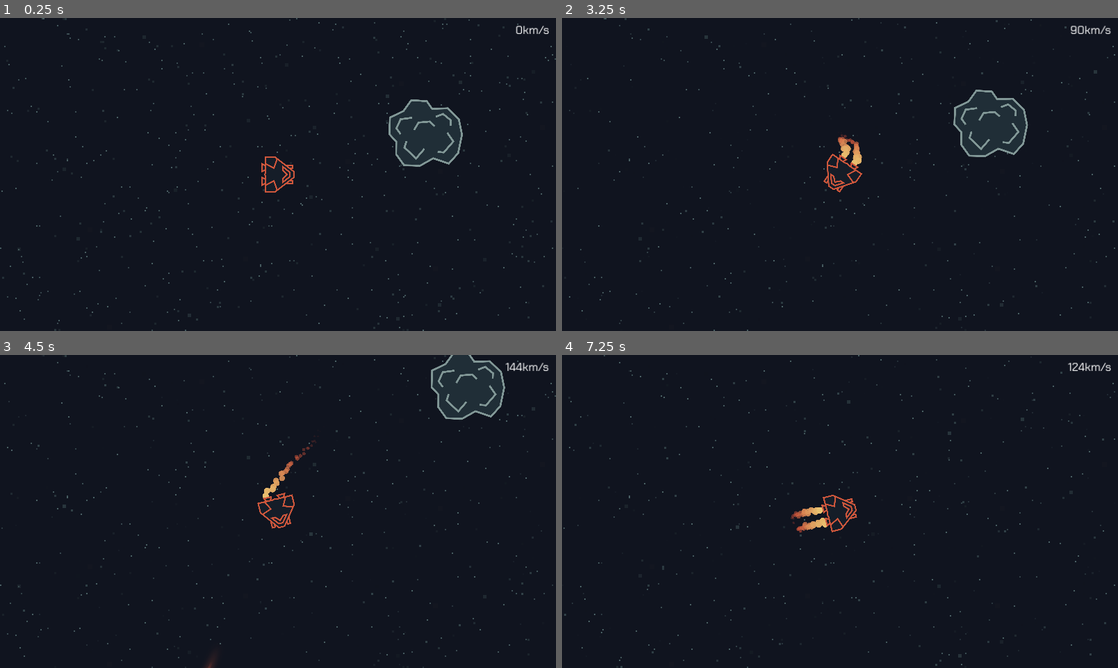
Above: before the commit, frames 1-4 (two rows, left to right).
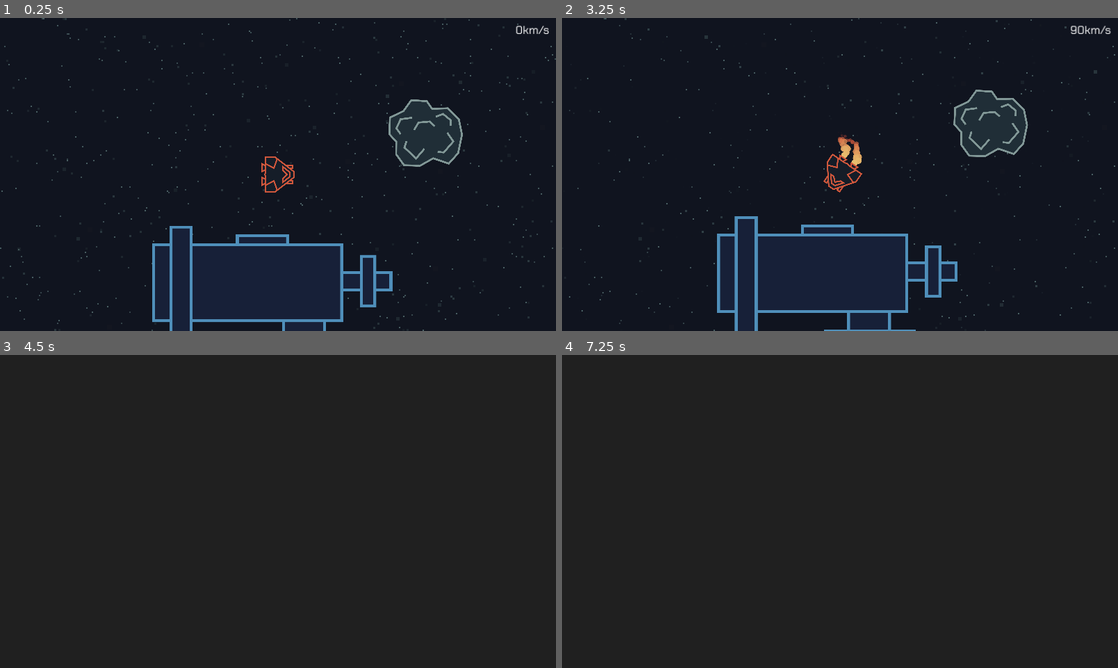
Above: after the commit, the same moments.

Repository: JoeZlonicky/asteroid-miner-prototype
Game: Godot game, scene res://game/game.tscn
Two runs of this game, one before a commit and one after it. Both use one fixed random seed, a clock stepped at 60 frames per second and the inputs below.
Inputs:
- Up to frame 1 (0.25 s): no input
- Up to frame 2 (3.25 s): tap Enter at 0.5 s; hold D (turn_right) 0.53-1.28 s; hold E (interact, bound only after the commit) 0.53-1.28 s; hold S (slow_down) 1.28-2.03 s; tap Space (shoot) at 1.35 s; tap E (interact, bound only after the commit) at 1.55, 2.85 s; hold D (turn_right) 2.03-2.78 s; hold E (interact, bound only after the commit) 2.03-2.78 s; hold W (move_forward) from 2.78 s (still down)
- Up to frame 3 (4.5 s): release W (move_forward) at 3.53 s; hold Space (shoot) 3.53-4.28 s; hold A (turn_left) from 3.53 s (still down); tap E (interact, bound only after the commit) at 3.8, 4.35 s
- Up to frame 4 (7.25 s): release A (turn_left) at 5.03 s; hold S (slow_down) 5.03-5.78 s; hold E (interact, bound only after the commit) 5.03-5.78 s; hold D (turn_right) 5.78-6.53 s; tap Space (shoot) at 5.85 s; tap E (interact, bound only after the commit) at 6.05 s; hold W (move_forward) from 6.53 s (still down); hold E (interact, bound only after the commit) from 6.53 s (still down)

The runs differ from the first frame. In frame 1, 10% of the frame differs, in the area x 27-71%, y 66-100%; in frame 2, 11%, in the area x 27-72%, y 63-100%; in frame 3, 1.3%; in frame 4, 1.0%.

Commit message:
Interact with space station

Diff:
--- /dev/null
+++ b/assets/art/space_station/space_station.svg
@@ -0,0 +1,99 @@
+<?xml version="1.0" encoding="UTF-8" standalone="no"?>
+<!-- Created with Inkscape (http://www.inkscape.org/) -->
+
+<svg
+   width="527.04071mm"
+   height="402.49066mm"
+   viewBox="0 0 527.0407 402.49066"
+   version="1.1"
+   id="svg1"
+   inkscape:version="1.3 (0e150ed6c4, 2023-07-21)"
+   sodipodi:docname="space_station.svg"
+   xmlns:inkscape="http://www.inkscape.org/namespaces/inkscape"
+   xmlns:sodipodi="http://sodipodi.sourceforge.net/DTD/sodipodi-0.dtd"
+   xmlns="http://www.w3.org/2000/svg"
+   xmlns:svg="http://www.w3.org/2000/svg">
+  <sodipodi:namedview
+     id="namedview1"
+     pagecolor="#ffffff"
+     bordercolor="#000000"
+     borderopacity="0.25"
+     inkscape:showpageshadow="2"
+     inkscape:pageopacity="0.0"
+     inkscape:pagecheckerboard="0"
+     inkscape:deskcolor="#d1d1d1"
+     inkscape:document-units="mm"
+     inkscape:zoom="0.25858552"
+     inkscape:cx="566.54372"
+     inkscape:cy="767.63773"
+     inkscape:window-width="1920"
+     inkscape:window-height="1017"
+     inkscape:window-x="1912"
+     inkscape:window-y="-8"
+     inkscape:window-maximized="1"
+     inkscape:current-layer="layer1" />
+  <defs
+     id="defs1" />
+  <g
+     inkscape:label="Layer 1"
+     inkscape:groupmode="layer"
+     id="layer1"
+     transform="matrix(2.5346507,0,0,2.3583951,-60.892889,-216.19919)">
+    <rect
+       style="fill:#172038;stroke:#4f8fba;stroke-width:2.59721;stroke-dasharray:none"
+       id="rect5"
+       width="43.410477"
+       height="8.6820946"
+       x="97.850937"
+       y="100.92935" />
+    <rect
+       style="fill:#172038;stroke:#4f8fba;stroke-width:2.59721;stroke-dasharray:none"
+       id="rect6"
+       width="74.521317"
+       height="15.917173"
+       x="156.1385"
+       y="135.30661" />
+    <rect
+       style="fill:#172038;stroke:#4f8fba;stroke-width:2.59721;stroke-dasharray:none"
+       id="rect2"
+       width="35.451889"
+       height="81.756393"
+       x="137.76617"
+       y="179.28012" />
+    <rect
+       style="fill:#172038;stroke:#4f8fba;stroke-width:2.59721;stroke-dasharray:none"
+       id="rect1"
+       width="162.78929"
+       height="70.903778"
+       x="25.322777"
+       y="109.24969" />
+    <rect
+       style="fill:#172038;stroke:#4f8fba;stroke-width:2.59721;stroke-dasharray:none"
+       id="rect3"
+       width="76.691841"
+       height="11.937881"
+       x="117.86972"
+       y="198.45308" />
+    <rect
+       style="fill:#172038;stroke:#4f8fba;stroke-width:2.59721;stroke-dasharray:none"
+       id="rect3-7"
+       width="76.691841"
+       height="11.937881"
+       x="118.11891"
+       y="226.97507" />
+    <rect
+       style="fill:#172038;stroke:#4f8fba;stroke-width:2.59721;stroke-dasharray:none"
+       id="rect4"
+       width="17.364189"
+       height="107.07917"
+       x="40.516441"
+       y="92.970772" />
+    <rect
+       style="fill:#172038;stroke:#4f8fba;stroke-width:2.59721;stroke-dasharray:none"
+       id="rect7"
+       width="11.576126"
+       height="45.942753"
+       x="205.16835"
+       y="120.15617" />
+  </g>
+</svg>
--- /dev/null
+++ b/data/components/interact_area/interact_area.gd
@@ -0,0 +1,25 @@
+extends Component
+
+
+signal interacted
+
+var is_player_inside = false
+
+@onready var label = $Label
+
+
+func _input(event: InputEvent) -> void:
+	if event.is_action_pressed("interact") and is_player_inside:
+		interacted.emit()
+
+
+func _on_trigger_area_body_entered(body: Node2D) -> void:
+	if body is Player:
+		is_player_inside = true
+		label.visible = true
+
+
+func _on_trigger_area_body_exited(body: Node2D) -> void:
+	if body is Player:
+		is_player_inside = false
+		label.visible = false
--- /dev/null
+++ b/data/components/interact_area/interact_area.tscn
@@ -0,0 +1,32 @@
+[gd_scene load_steps=5 format=3 uid="uid://b43vj03bxa5lh"]
+
+[ext_resource type="PackedScene" uid="uid://36fb4ausy3u8" path="res://data/components/component.tscn" id="1_fpyuk"]
+[ext_resource type="FontFile" uid="uid://d4ghy2wdms8ms" path="res://assets/fonts/chakra_petch_regular.ttf" id="2_3o0tj"]
+[ext_resource type="Script" path="res://data/components/interact_area/interact_area.gd" id="2_k4b5p"]
+
+[sub_resource type="CircleShape2D" id="CircleShape2D_1vsdt"]
+radius = 78.5175
+
+[node name="InteractArea" instance=ExtResource("1_fpyuk")]
+script = ExtResource("2_k4b5p")
+
+[node name="TriggerArea" type="Area2D" parent="." index="0"]
+
+[node name="CollisionShape2D" type="CollisionShape2D" parent="TriggerArea" index="0"]
+shape = SubResource("CircleShape2D_1vsdt")
+
+[node name="Label" type="Label" parent="." index="1"]
+visible = false
+z_index = 1
+z_as_relative = false
+offset_left = -10.0
+offset_top = -101.0
+offset_right = 30.0
+offset_bottom = -59.0
+theme_override_colors/font_color = Color(1, 1, 1, 1)
+theme_override_fonts/font = ExtResource("2_3o0tj")
+theme_override_font_sizes/font_size = 32
+text = "E"
+
+[connection signal="body_entered" from="TriggerArea" to="." method="_on_trigger_area_body_entered"]
+[connection signal="body_exited" from="TriggerArea" to="." method="_on_trigger_area_body_exited"]
--- a/data/entities/entity.gd
+++ b/data/entities/entity.gd
@@ -1,2 +1,6 @@
 class_name Entity
 extends CharacterBody2D
+
+
+func _on_interact_area_interacted() -> void:
+	get_tree().change_scene_to_file("res://data/locations/space_station/space_station.tscn")
--- /dev/null
+++ b/data/entities/space_station/space_station.tscn
@@ -0,0 +1,20 @@
+[gd_scene load_steps=4 format=3 uid="uid://cxootfqdi7tqi"]
+
+[ext_resource type="PackedScene" uid="uid://cl6bwv730eyaq" path="res://data/entities/entity.tscn" id="1_moobc"]
+[ext_resource type="Texture2D" uid="uid://c764rtjdqsc0r" path="res://assets/art/space_station/space_station.svg" id="2_xp3r1"]
+[ext_resource type="PackedScene" uid="uid://b43vj03bxa5lh" path="res://data/components/interact_area/interact_area.tscn" id="3_vhmlw"]
+
+[node name="SpaceStation" instance=ExtResource("1_moobc")]
+collision_layer = 3
+
+[node name="Sprite2D" type="Sprite2D" parent="." index="0"]
+scale = Vector2(0.25, 0.25)
+texture = ExtResource("2_xp3r1")
+
+[node name="CollisionPolygon2D" type="CollisionPolygon2D" parent="." index="1"]
+polygon = PackedVector2Array(-251, -155, -215, -155, -213, -190, -165, -189, -165, -156, -76, -156, -76, -174, 34, -174, 34, -155, 148, -155, 148, -98, 178, -98, 181, -128, 214, -130, 215, -101, 249, -98, 249, -53, 217, -52, 214, -22, 182, -21, 179, -55, 147, -53, 147, 8, 111, 12, 111, 40, 160, 44, 163, 76, 112, 78, 112, 106, 162, 108, 164, 141, 112, 141, 111, 187, 20, 191, 15, 143, -26, 142, -26, 109, 17, 109, 18, 75, -30, 78, -30, 44, 19, 44, 18, 9, -163, 12, -162, 57, -215, 52, -213, 9, -247, 13)
+
+[node name="InteractArea" parent="." index="2" instance=ExtResource("3_vhmlw")]
+position = Vector2(-24, -168)
+
+[connection signal="interacted" from="InteractArea" to="." method="_on_interact_area_interacted"]
--- a/data/locations/space/space.tscn
+++ b/data/locations/space/space.tscn
@@ -1,8 +1,9 @@
-[gd_scene load_steps=4 format=3 uid="uid://bgiop2yu368ym"]
+[gd_scene load_steps=5 format=3 uid="uid://bgiop2yu368ym"]
 
 [ext_resource type="PackedScene" uid="uid://bemjvirh1dri8" path="res://data/locations/location.tscn" id="1_2o32g"]
 [ext_resource type="PackedScene" uid="uid://cac3tpqtq4fos" path="res://data/locations/space/background/space_background.tscn" id="1_wms5o"]
-[ext_resource type="PackedScene" uid="uid://ctr02p2rxntst" path="res://data/entities/asteroid/asteroid.tscn" id="2_mxmhh"]
+[ext_resource type="PackedScene" uid="uid://b87x1kykkcd8m" path="res://data/entities/asteroid/asteroid.tscn" id="2_mxmhh"]
+[ext_resource type="PackedScene" uid="uid://cxootfqdi7tqi" path="res://data/entities/space_station/space_station.tscn" id="4_3gghn"]
 
 [node name="Space" instance=ExtResource("1_2o32g")]
 
@@ -10,3 +11,6 @@
 
 [node name="Asteroid" parent="." index="1" instance=ExtResource("2_mxmhh")]
 position = Vector2(916, 317)
+
+[node name="SpaceStation" parent="." index="2" instance=ExtResource("4_3gghn")]
+position = Vector2(598, 699)
--- /dev/null
+++ b/data/locations/space_station/space_station.tscn
@@ -0,0 +1,5 @@
+[gd_scene load_steps=2 format=3 uid="uid://cssu3grsdpbqj"]
+
+[ext_resource type="PackedScene" uid="uid://bemjvirh1dri8" path="res://data/locations/location.tscn" id="1_ap2yn"]
+
+[node name="SpaceStation" instance=ExtResource("1_ap2yn")]
--- a/project.godot
+++ b/project.godot
@@ -59,6 +59,11 @@
 , Object(InputEventKey,"resource_local_to_scene":false,"resource_name":"","device":-1,"window_id":0,"alt_pressed":false,"shift_pressed":false,"ctrl_pressed":false,"meta_pressed":false,"pressed":false,"keycode":0,"physical_keycode":4194322,"key_label":0,"unicode":0,"echo":false,"script":null)
 ]
 }
+interact={
+"deadzone": 0.5,
+"events": [Object(InputEventKey,"resource_local_to_scene":false,"resource_name":"","device":-1,"window_id":0,"alt_pressed":false,"shift_pressed":false,"ctrl_pressed":false,"meta_pressed":false,"pressed":false,"keycode":0,"physical_keycode":69,"key_label":0,"unicode":101,"echo":false,"script":null)
+]
+}
 
 [layer_names]
 
Not shown, added: assets/art/space_station/space_station.svg.import
